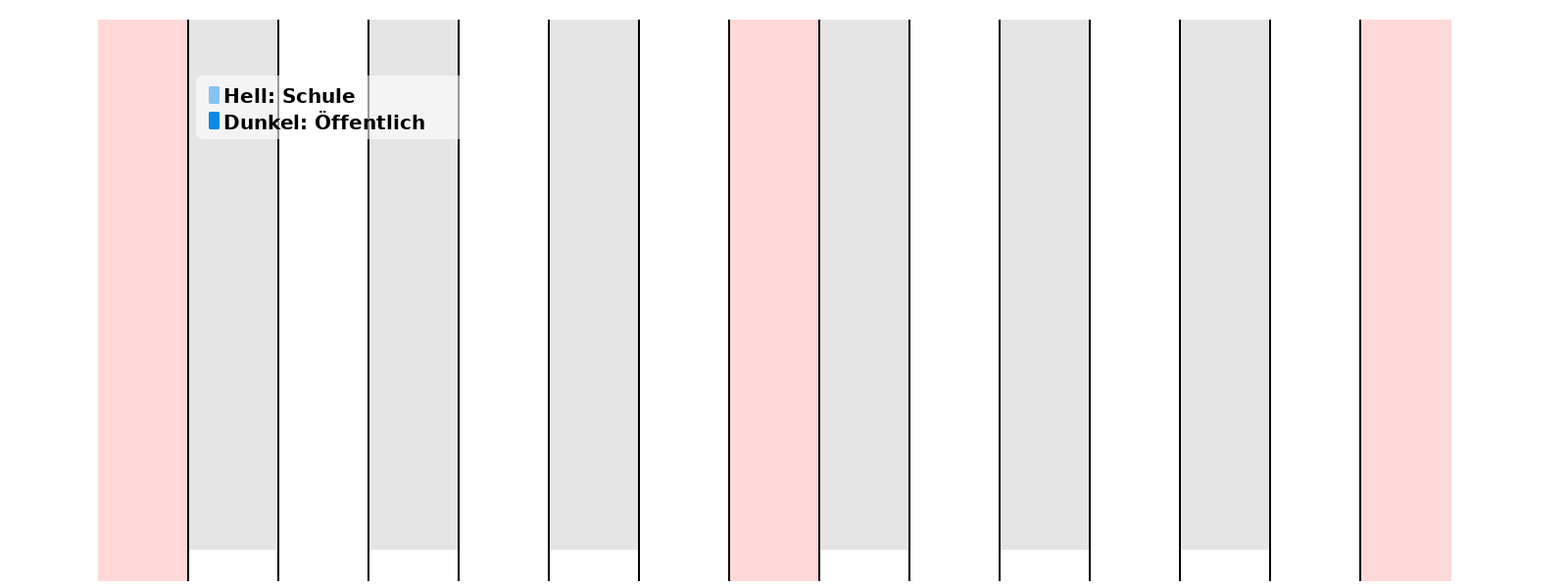
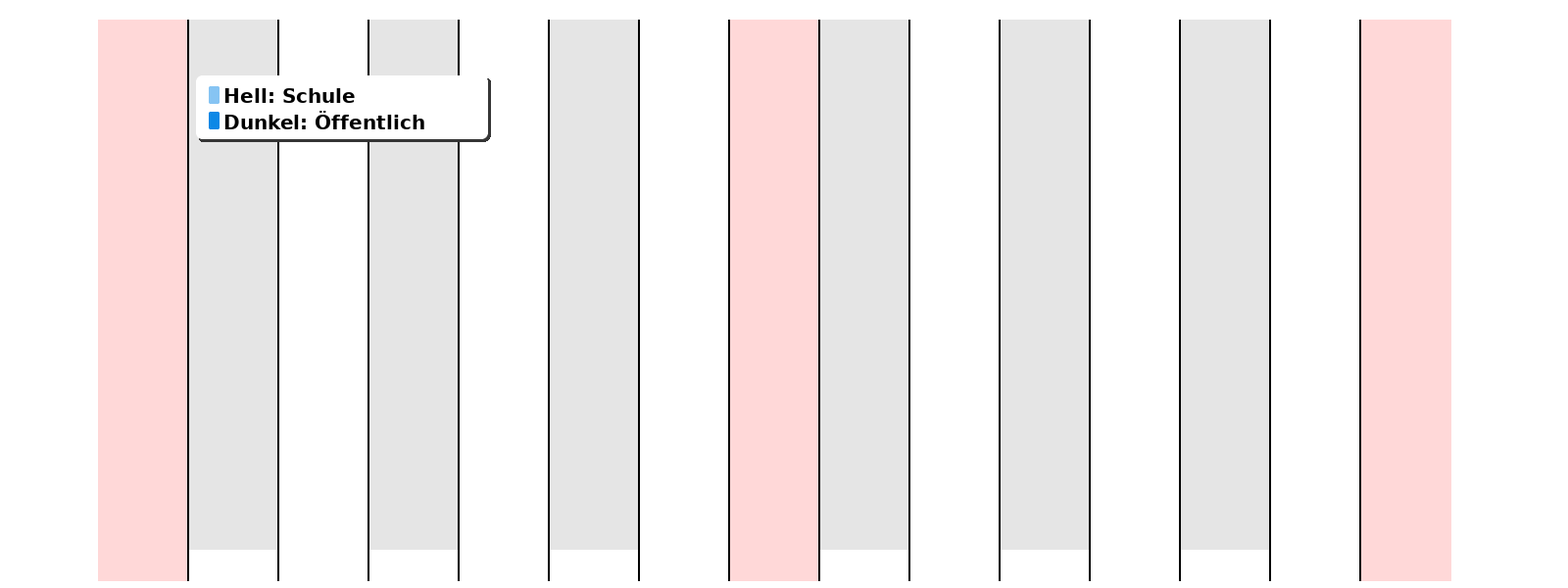
Comparing the layer stacks of the two 1568×588 images. Changes:
"Legend BG": opacity 60% → 100% over [196, 75, 489, 140]
added layer "Legend BG Shade" above "chart" over [198, 78, 491, 143]
